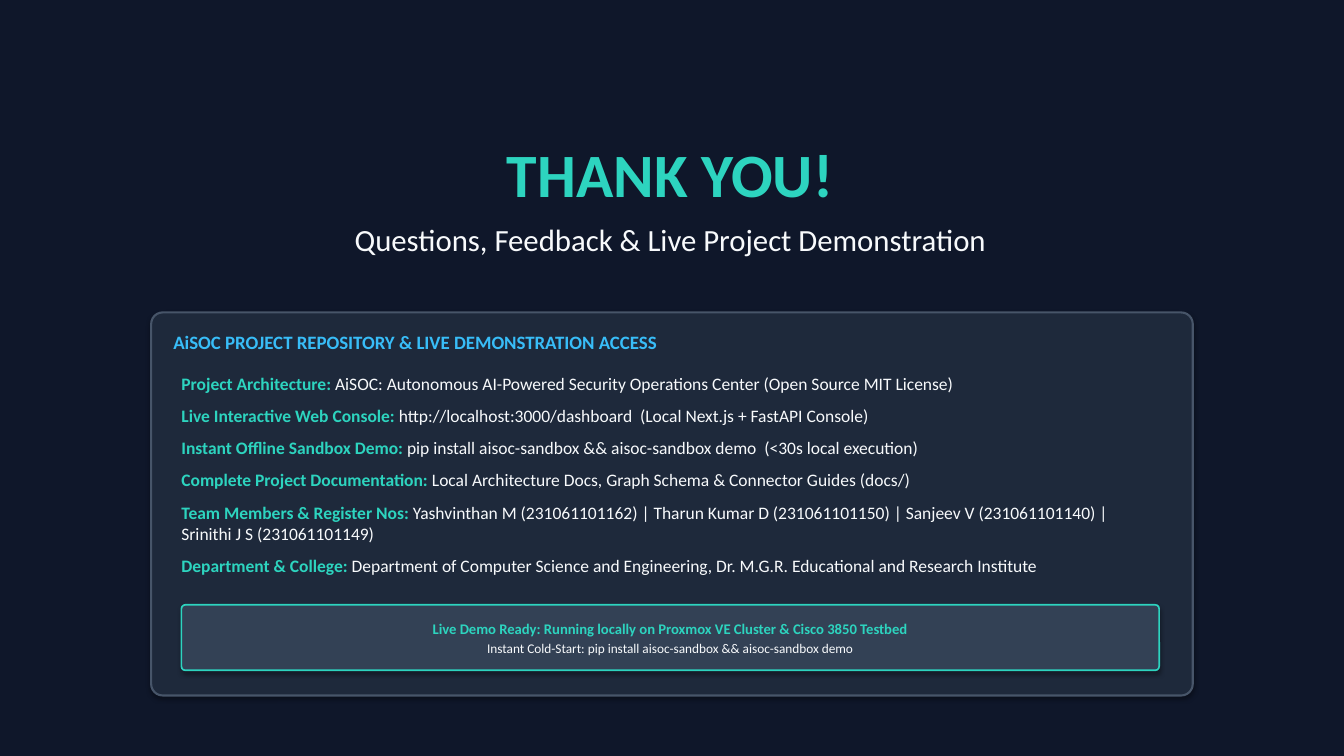
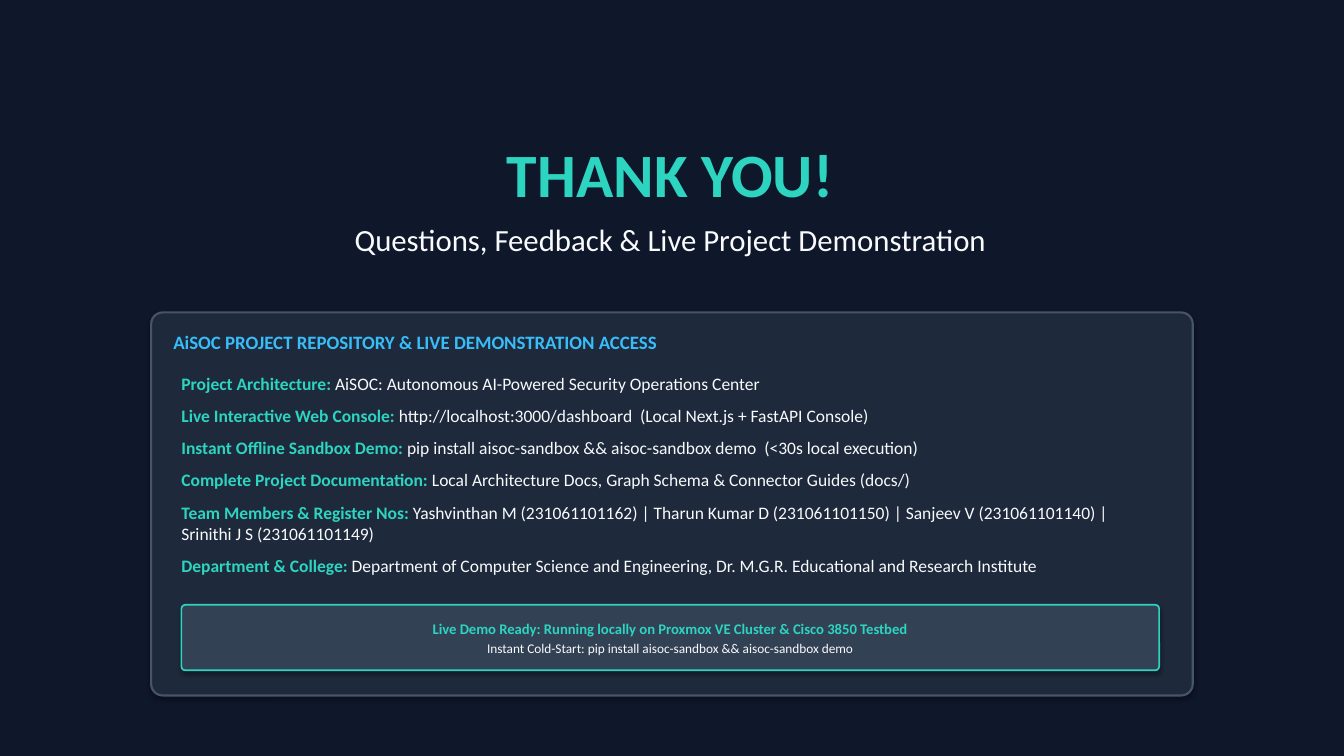
Before and after one commit to yashvinthan/aisoc, a slide deck: slide 20 of AiSOC_Mini_Project_Presentation.pptx. Drawn at 1344x756 pixels with LibreOffice and Linux fonts; fonts in the diff are those of the drawing. Boxes give left, top, right and bottom in pixels: in the first picture for what was removed or moved away, otherwise in the second. Text is boxed around its words. In the diff, an @@ line names an element or a change of style, - is before the commit and + after.

Commit message:
chore: remove License file and license mentions from README and presentations

```diff
--- a/AiSOC_Mini_Project_Presentation.pptx
+++ b/AiSOC_Mini_Project_Presentation.pptx
@@ text at (181,377,759,393): text changed @@
-Project Architecture: AiSOC: Autonomous AI-Powered Security Operations Center (Open Source MIT License)
+Project Architecture: AiSOC: Autonomous AI-Powered Security Operations Center
```
Also in this commit, not shown: 5 other files.
